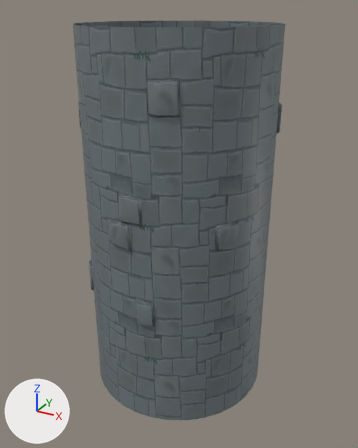
The Blender file Sources/Tower.blend as it was, and as the next commit left it.
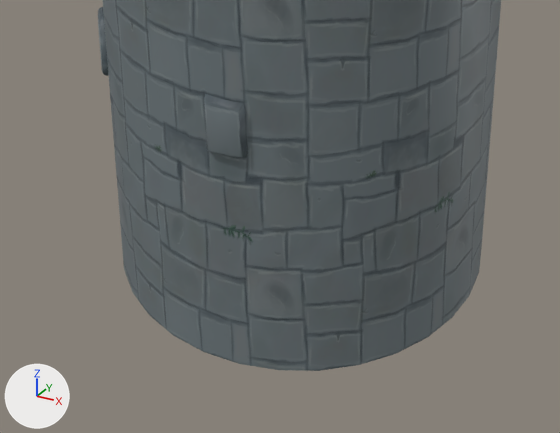
The first picture shows the older version from a camera (50 mm lens) standing at (1.23, -2.24, 2.08) and looking at (0.0, -0.01, 0.96). The close-ups show both versions on the part from 13% to 82% of the width and 57% to 100% of the height of that picture; other places that the commit changed are outside them. Lighting does not change. The marker at lower left points along +X, +Y and +Z.

Names of what the first close-up shows: 'TowerSegment'.
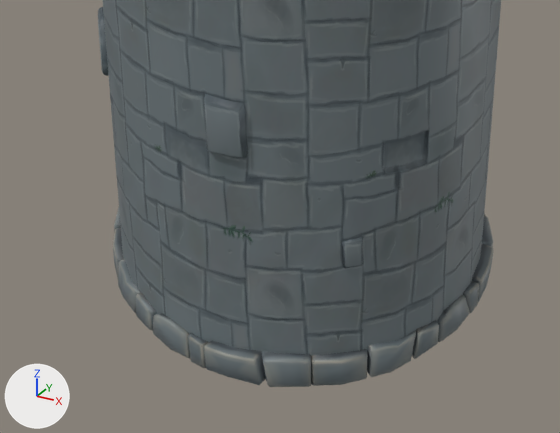
Pixel boxes [x1, y1, x2, y2] of what changed, in the close-ups (560 x 433 px):
'StoneLine', added: after [113, 208, 494, 387]

What changed in the scene script:
```text
Add me_cube_012:
    me_cube_012.from_pydata(...)  # 176 vertices, 151 faces; spans x 0.015..0.522, y -0.525..0.024, z -0.047..0.055
    me_cube_012.polygons.foreach_set('use_smooth', [True] * 151)
    me_cube_012.materials.append(mat_window)  # picture img_stonewindow
Add ob_stoneline:
    ob_stoneline = bpy.data.objects.new('StoneLine', me_cube_012)
    ob_stoneline.location = (0.0, 0.0, 0.0)
    _m = ob_stoneline.modifiers.new('Array', 'ARRAY')
    _m.count = 4
    _m.use_relative_offset = False
    _m.use_object_offset = True
    _m.offset_object = ob_90rot
Add ob_90rot:
    ob_90rot = bpy.data.objects.new('90Rot', None)
    ob_90rot.location = (0.0, 0.0, 0.0)
    ob_90rot.rotation_euler = (0.0, 0.0, 1.571)  # degrees (0, 0, 90)
```
